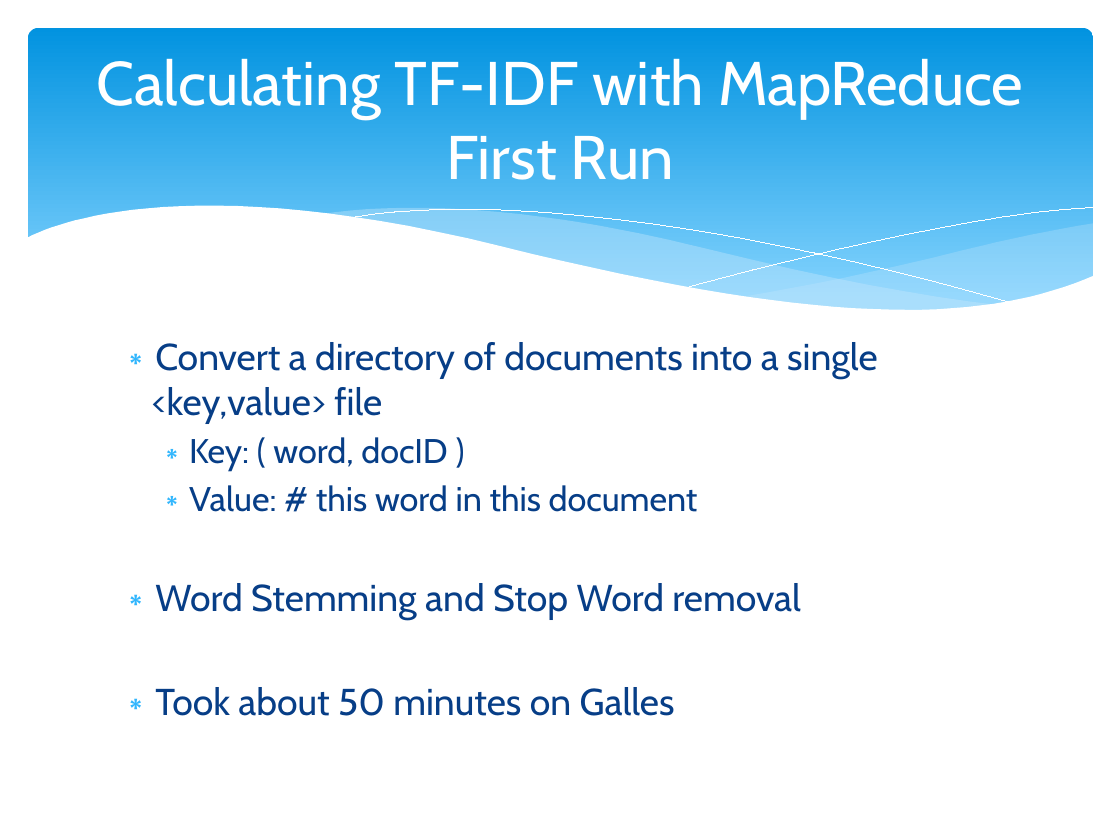
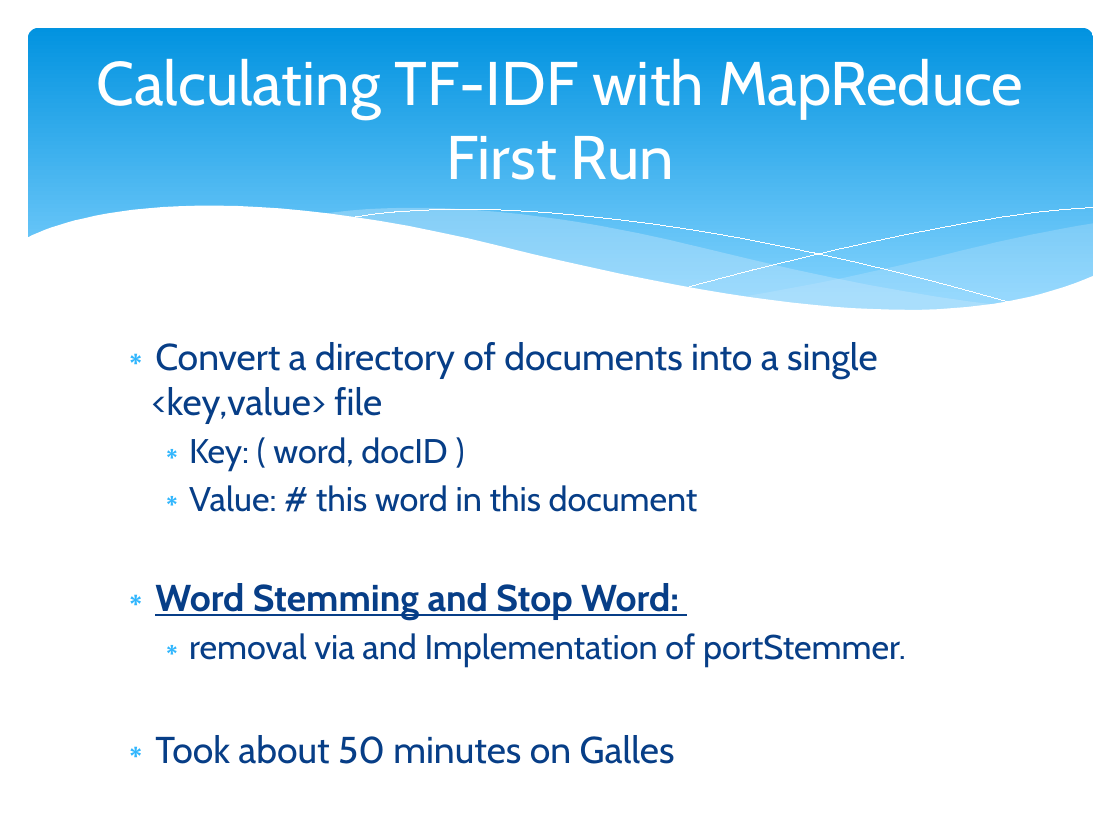
Before and after one commit to Mletter1/Challenge1, a slide deck: slide 5 of Presentation.pptx (slide 6 before the commit). Drawn at 1120x840 pixels with LibreOffice and Linux fonts; fonts in the diff are those of the drawing. Boxes give left, top, right and bottom in pixels: in the first picture for what was removed or moved away, otherwise in the second. Text is boxed around its words. In the diff, an @@ line names an element or a change of style, - is before the commit and + after.

Commit message:
updated presentation(final?)

```diff
--- a/Presentation.pptx
+++ b/Presentation.pptx
@@ text at <box>155,583,906,668</box>: text changed; size 24 to 22 pt @@
-∗ Word Stemming and Stop Word removal
+∗ Word Stemming and Stop Word:
+  ∗ removal via and Implementation of portStemmer.
```
Also in this commit, not shown: 4 other slides changed, 3 slides added, 2 slides removed.
